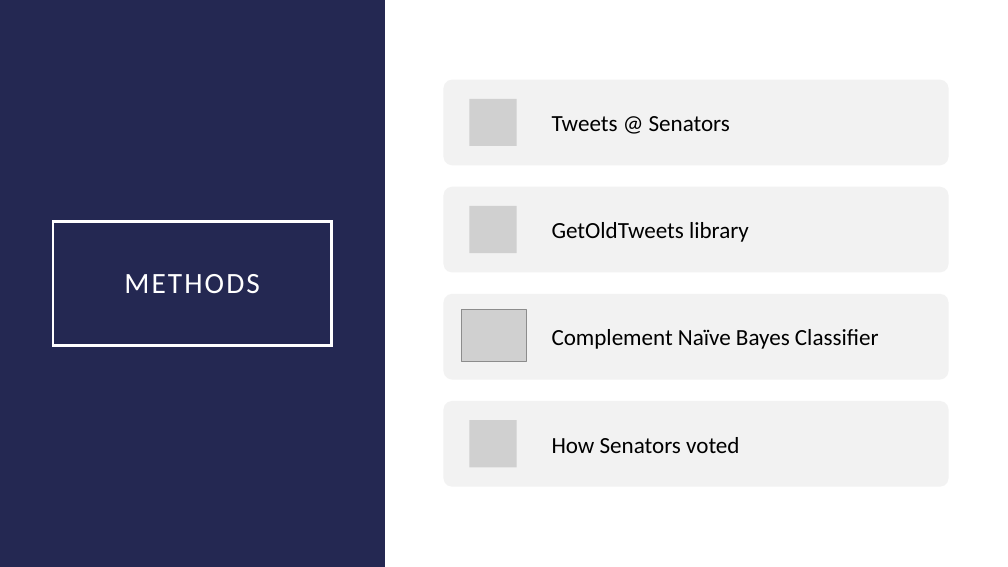
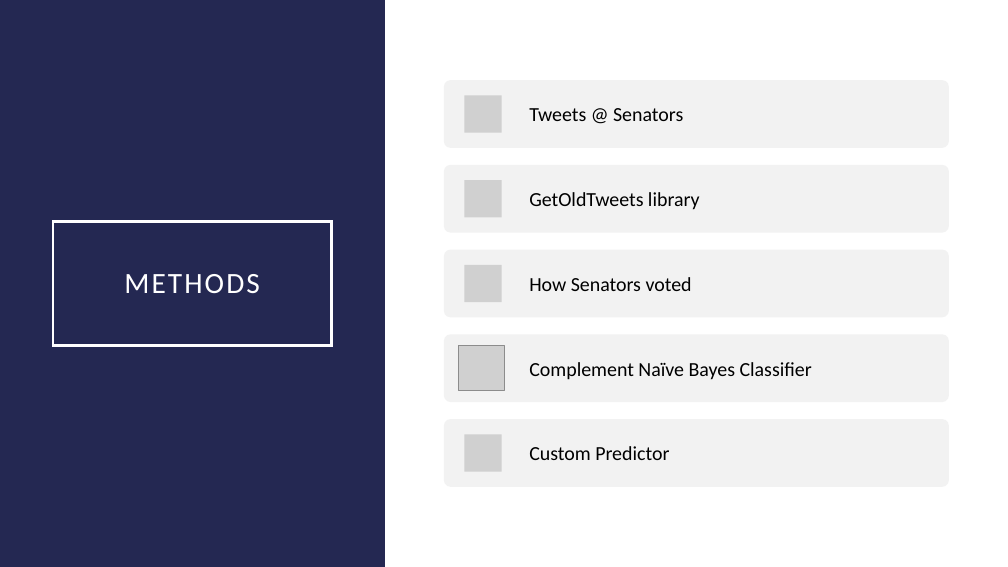
Before and after one commit to oliviaroy20/SocialSensing, a slide deck: slide 4 of Final Presentation.pptx. Drawn at 1008x567 pixels with LibreOffice and Linux fonts; fonts in the diff are those of the drawing; grey boxes stand for pictures. Boxes give left, top, right and bottom in pixels: in the first picture for what was removed or moved away, otherwise in the second. Text is boxed around its words. In the diff, an @@ line names an element or a change of style, - is before the commit and + after.

```diff
--- a/Final Presentation.pptx
+++ b/Final Presentation.pptx
@@ rounded rectangle: place and size @@
-rounded rectangle at (444,79,949,165)
+rounded rectangle at (444,80,949,148)
@@ text "Tweets @ Senators": place and size @@
-text "Tweets @ Senators" at (552,116,730,131)
+text "Tweets @ Senators" at (529,108,683,121)
@@ picture removed at (470,99,516,146) @@
@@ rounded rectangle: place and size @@
-rounded rectangle at (444,187,949,272)
+rounded rectangle at (444,165,949,233)
@@ text "GetOldTweets library": place and size @@
-text "GetOldTweets library" at (552,222,749,242)
+text "GetOldTweets library" at (529,192,700,210)
@@ picture: place and size @@
-picture at (470,206,516,253)
+picture at (464,180,501,217)
@@ size 22 to 19 pt; less space between paragraphs in 4 elements at (529,108,683,121), (529,362,812,380), (529,192,700,210), (529,277,692,291) @@
@@ text "How Senators voted": place and size @@
-text "How Senators voted" at (552,437,739,453)
+text "How Senators voted" at (529,277,692,291)
@@ rounded rectangle: place and size @@
-rounded rectangle at (444,294,949,380)
+rounded rectangle at (444,334,949,402)
@@ picture: place and size @@
-picture at (461,310,526,361)
+picture at (458,346,504,391)
@@ text "Complement Naïve Bayes Classifier": place and size @@
-text "Complement Naïve Bayes Classifier" at (552,329,879,349)
+text "Complement Naïve Bayes Classifier" at (529,362,812,380)
@@ rounded rectangle: place and size @@
-rounded rectangle at (444,401,949,486)
+rounded rectangle at (444,419,949,487)
@@ picture removed at (470,420,516,467) @@
@@ group added at (444,95,949,472): 3 pictures, 1 rounded rectangle, 1 text @@
+Custom Predictor
```
Also in this commit, not shown: 1 other slide changed.
